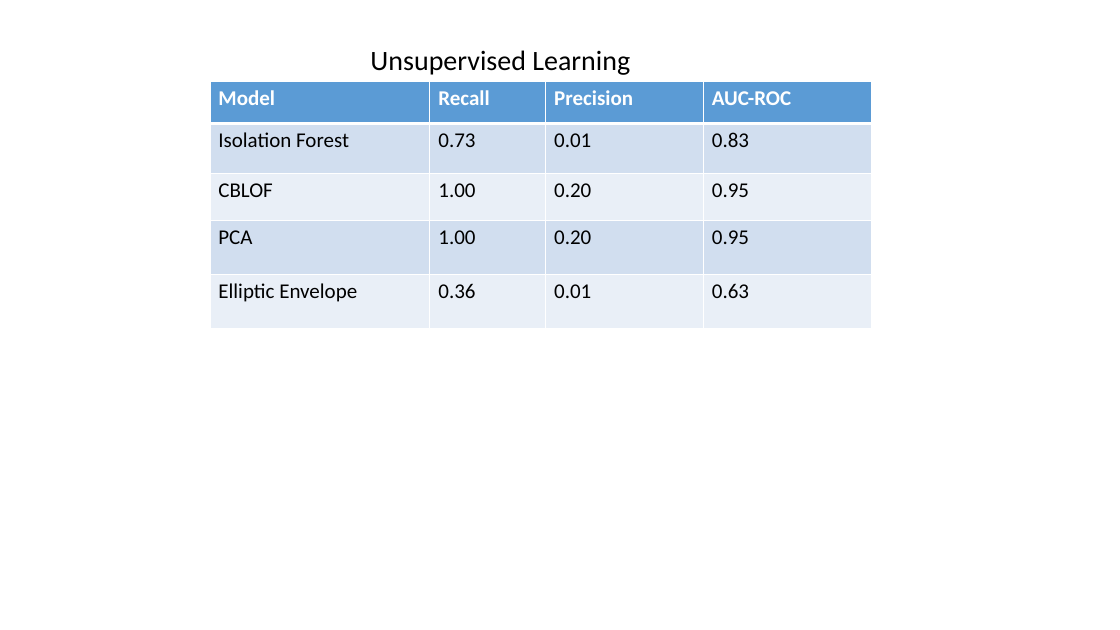
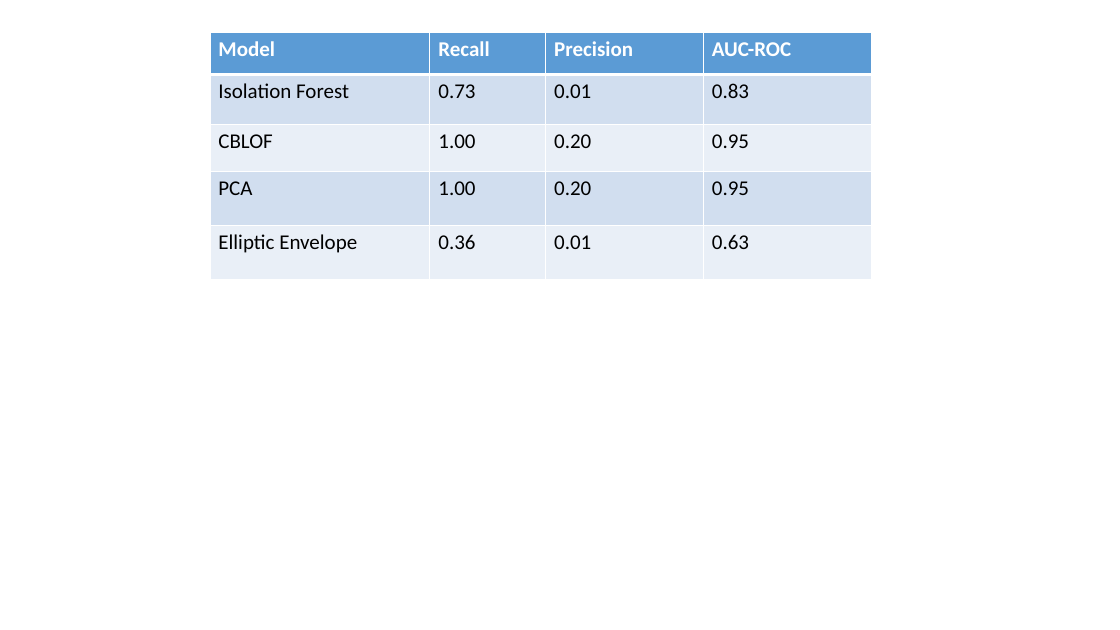
Before and after one commit to Owerre/Anomaly-Detection, a slide deck: slide 1 of Network-intrusion/docs/doc.pptx. Drawn at 1120x630 pixels with LibreOffice and Linux fonts; fonts in the diff are those of the drawing. Boxes give left, top, right and bottom in pixels: in the first picture for what was removed or moved away, otherwise in the second. Text is boxed around its words. In the diff, an @@ line names an element or a change of style, - is before the commit and + after.

```diff
--- a/Network-intrusion/docs/doc.pptx
+++ b/Network-intrusion/docs/doc.pptx
@@ table: place and size @@
-table at [210, 82, 872, 329]
+table at [210, 32, 872, 280]
@@ text removed at [370, 50, 630, 75] @@
-Unsupervised Learning
```
Also in this commit, not shown: 1 other slide changed, 2 other files.
